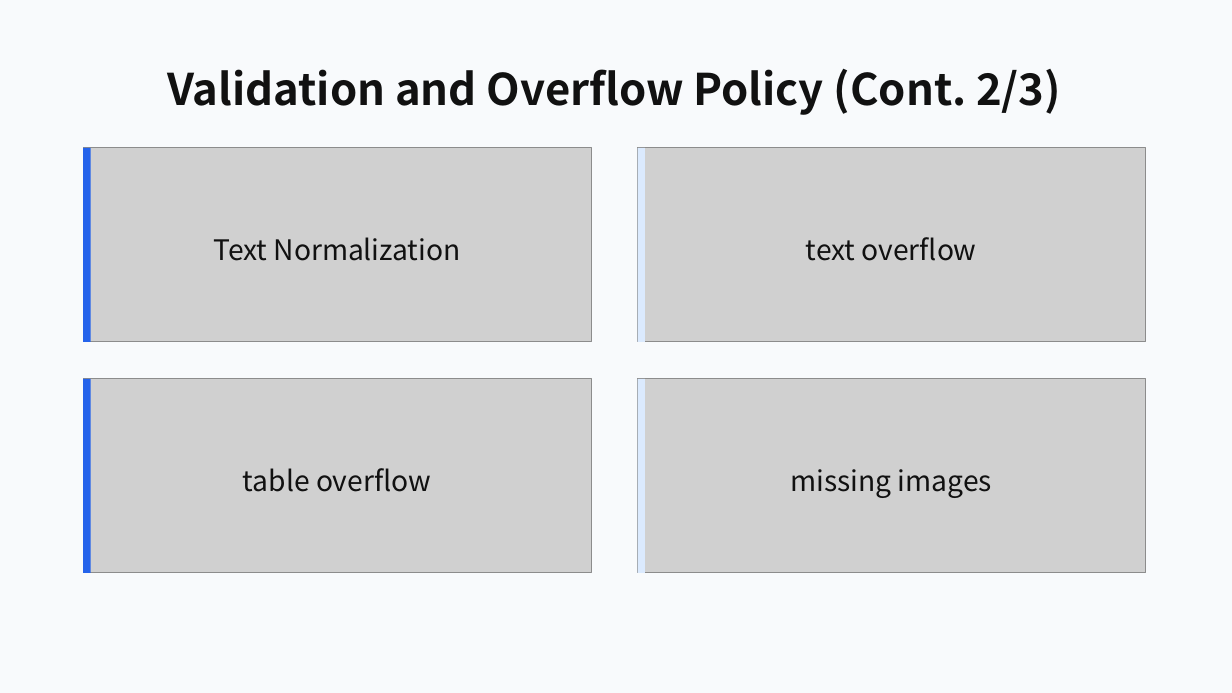
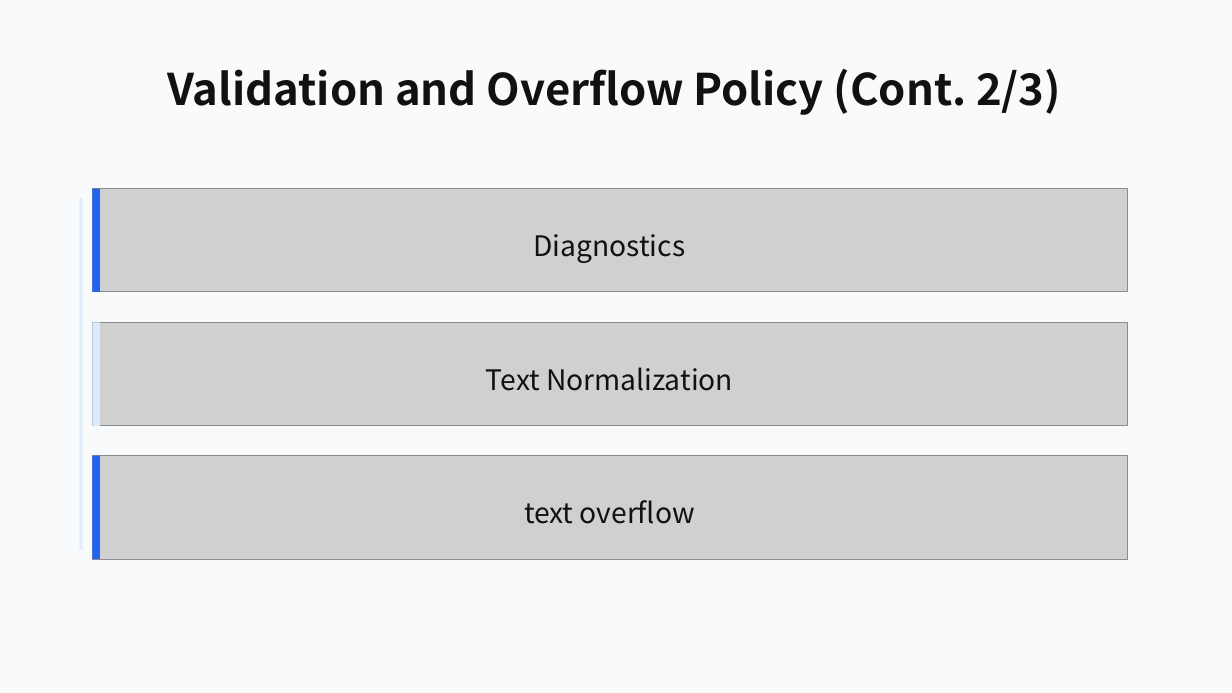
Before and after one commit to ch040602/mdpr-skill, a slide deck: slide 19 of artifacts/mdpr-vs-skill/mdpr-baseline-result.pptx. Drawn at 1232x693 pixels with LibreOffice and Linux fonts; fonts in the diff are those of the drawing; grey boxes stand for pictures. Boxes give left, top, right and bottom in pixels: in the first picture for what was removed or moved away, otherwise in the second. Text is boxed around its words. In the diff, an @@ line names an element or a change of style, - is before the commit and + after.

```diff
--- a/artifacts/mdpr-vs-skill/mdpr-baseline-result.pptx
+++ b/artifacts/mdpr-vs-skill/mdpr-baseline-result.pptx
@@ picture removed at (83, 148, 592, 342) @@
@@ picture removed at (638, 148, 1146, 342) @@
@@ rectangle removed at (638, 148, 645, 342) @@
@@ rectangle added at (79, 198, 83, 550), fill #DBEAFE at 80% opacity @@
@@ rectangle: place and size @@
-rectangle at (83, 148, 91, 342)
+rectangle at (92, 189, 100, 292)
@@ picture added at (92, 189, 1128, 292) @@
@@ text added at (534, 234, 686, 263), 22 pt, text #111111 @@
+Diagnostics
@@ picture added at (92, 323, 1128, 426) @@
@@ rectangle added at (92, 323, 100, 426), fill #DBEAFE @@
@@ text "Text Normalization": place and size @@
-text "Text Normalization" at (213, 237, 461, 261)
+text "Text Normalization" at (486, 367, 733, 391)
@@ picture removed at (83, 379, 592, 573) @@
@@ picture removed at (638, 379, 1146, 573) @@
@@ rectangle removed at (638, 379, 645, 573) @@
@@ rectangle: place and size @@
-rectangle at (83, 379, 91, 573)
+rectangle at (92, 456, 100, 559)
@@ picture added at (92, 456, 1128, 559) @@
@@ text removed at (243, 468, 431, 492) @@
-table overflow
@@ text removed at (791, 469, 992, 498) @@
-missing images
@@ text "text overflow": place and size @@
-text "text overflow" at (806, 237, 977, 261)
+text "text overflow" at (524, 500, 695, 524)
```
Also in this commit, not shown: 15 other slides changed, 11 other files.
